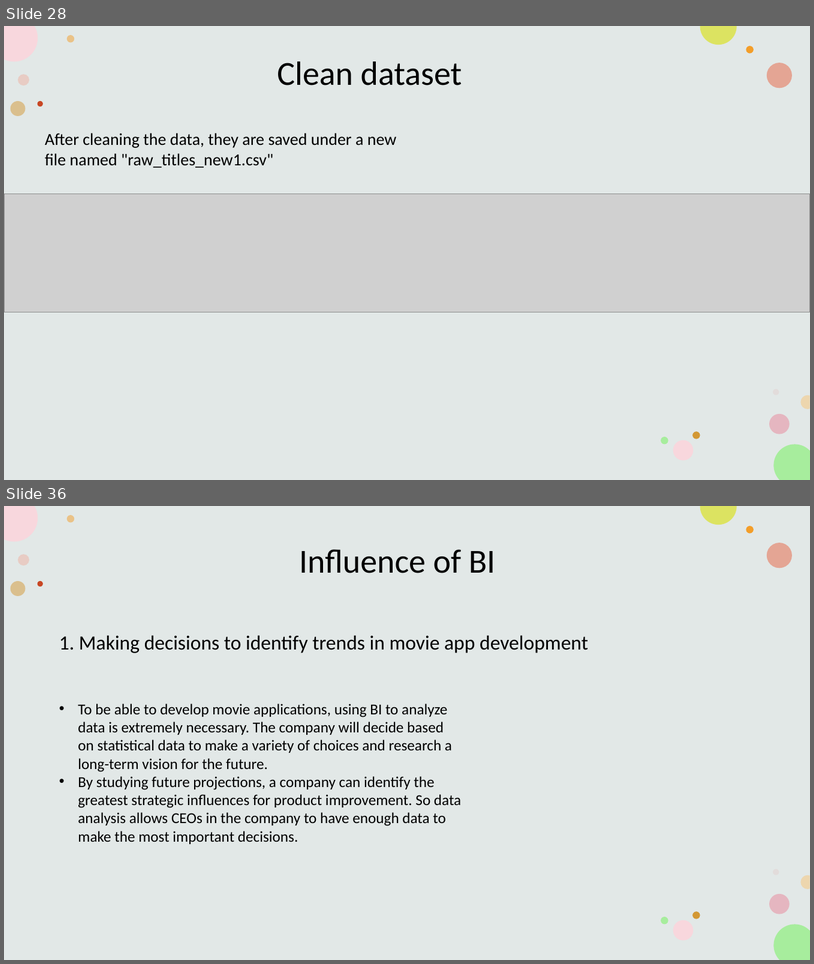
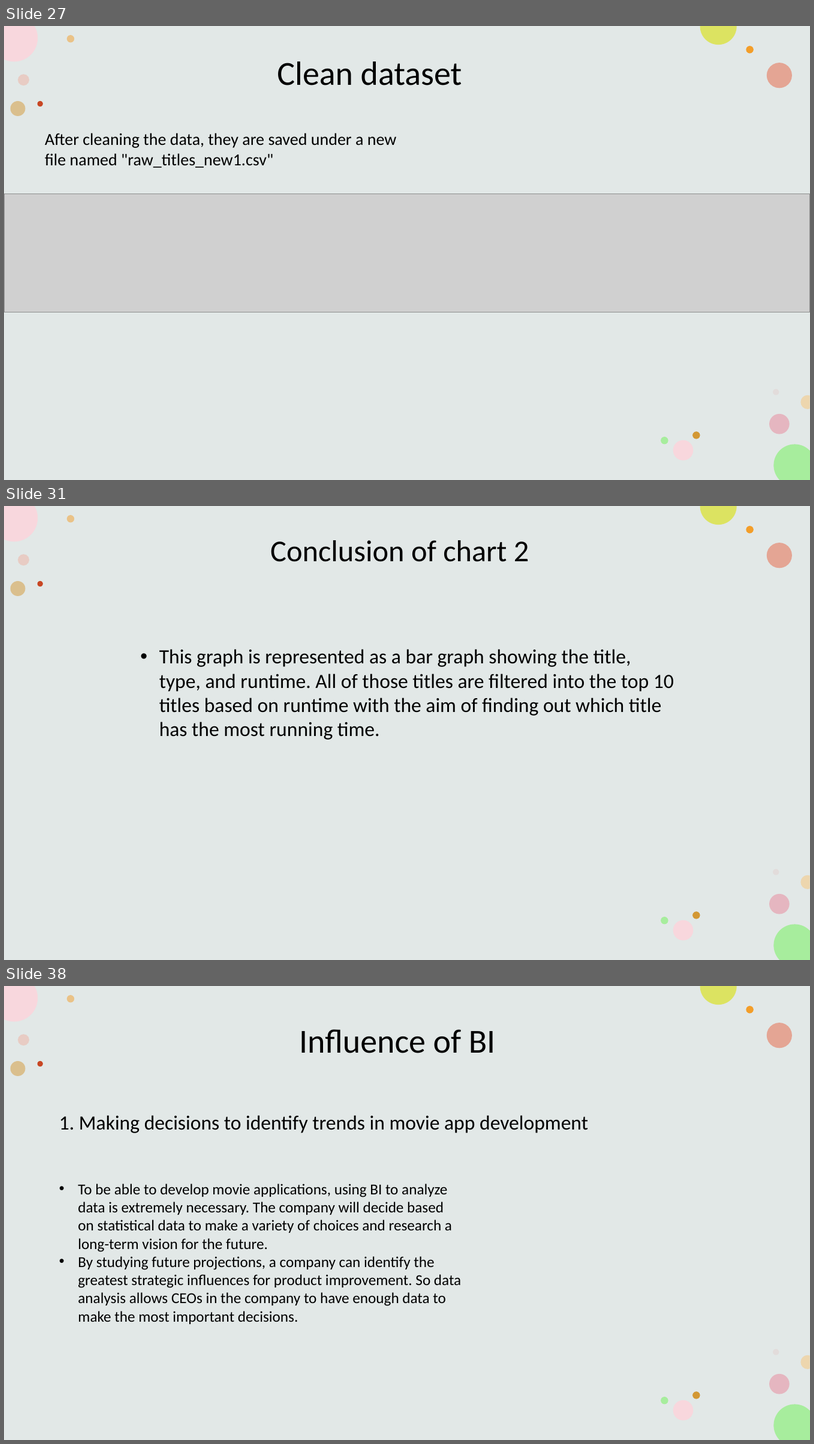
Before and after one commit to HarryyHung/Business-Inteligence, a slide deck: Powerpoint asm2.pptx. Shown one above the other, each under a label of ours: slides 28 and 36 before the commit, slides 27, 31 and 38 after it; the slides between them are not shown. The pictures are 814x964 and 814x1444 pixels, drawn with LibreOffice and Linux fonts; fonts in the diff are those of the drawing; grey boxes stand for pictures. Boxes give left, top, right and bottom in pixels: in the first picture for what was removed or moved away, otherwise in the second. Text is boxed around its words. In the diff, an @@ line names an element or a change of style, - is before the commit and + after.

```diff
--- a/Powerpoint asm2.pptx
+++ b/Powerpoint asm2.pptx
@@ slide 31 added at (4, 506, 810, 960), background #FFFFFF; not listed: 16 template elements that a slide beside it also shows @@
@@ text added at (270, 540, 530, 562), 36 pt, text #000000 @@
+Conclusion of chart 2
@@ text added at (159, 649, 674, 739), 24 pt, text #000000 @@
+• This graph is represented as a bar graph showing the title, type, and runtime. All of those titles are filtered into the top 10 titles based on runtime with the aim of finding out which title has the most running time.
@@ what was slide 28 is now slide 27 @@
@@ what was slide 36 is now slide 38 @@
```
Also in this commit, not shown: 5 slides changed, 4 other slides added, 3 slides removed, 3 other files.
